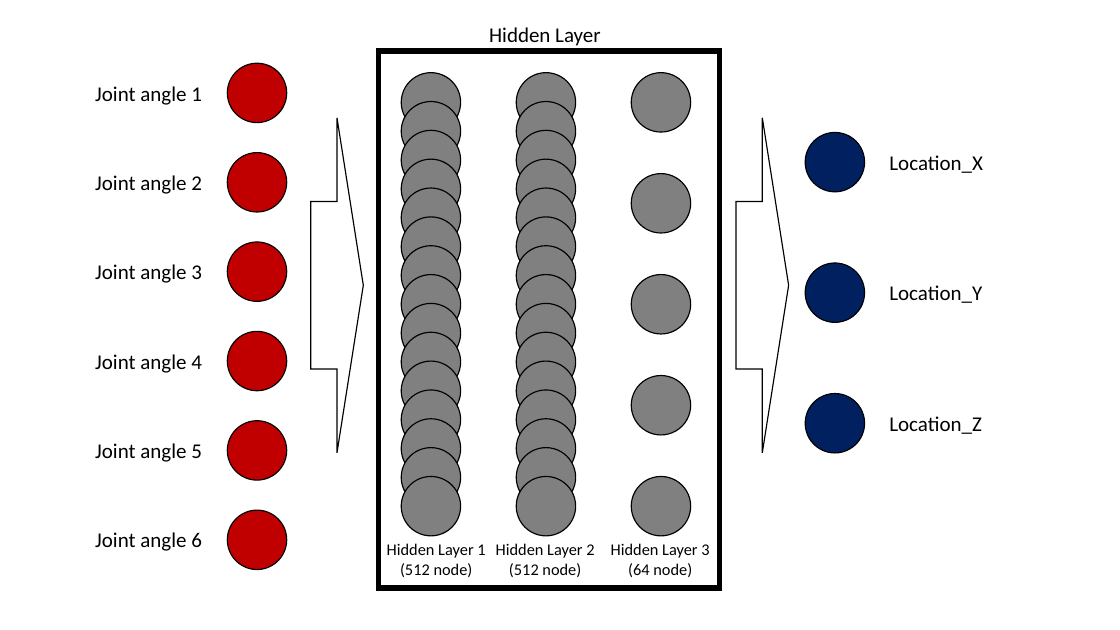
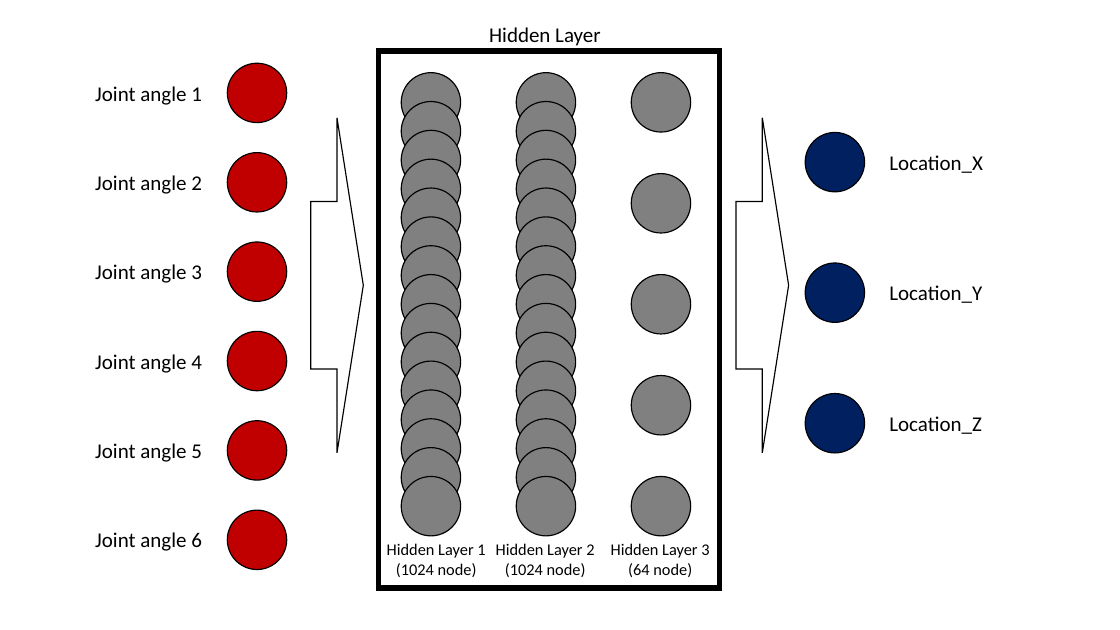
Before and after one commit to J-Mook/Kinematic-Multilayer-Perceptrons, a slide deck: slide 1 of IEIE_paper/프레젠테이션1.pptx. Drawn at 1120x630 pixels with LibreOffice and Linux fonts; fonts in the diff are those of the drawing. Boxes give left, top, right and bottom in pixels: in the first picture for what was removed or moved away, otherwise in the second. Text is boxed around its words. In the diff, an @@ line names an element or a change of style, - is before the commit and + after.

```diff
--- a/IEIE_paper/프레젠테이션1.pptx
+++ b/IEIE_paper/프레젠테이션1.pptx
@@ text at box(396, 563, 477, 577): text changed @@
-(512 node)
+(1024 node)
@@ text at box(505, 563, 586, 577): text changed @@
-(512 node)
+(1024 node)
```
Also in this commit, not shown: 4 other files.
